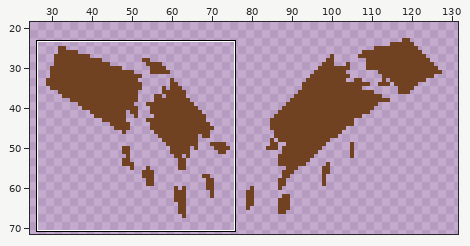
File history of a sprite sheet, Assets/Sprites/Broken Plank/Broken Plank5.png. The picture above shows the old version from afar; the outline marks the close-up.
Close-up. Earlier state:
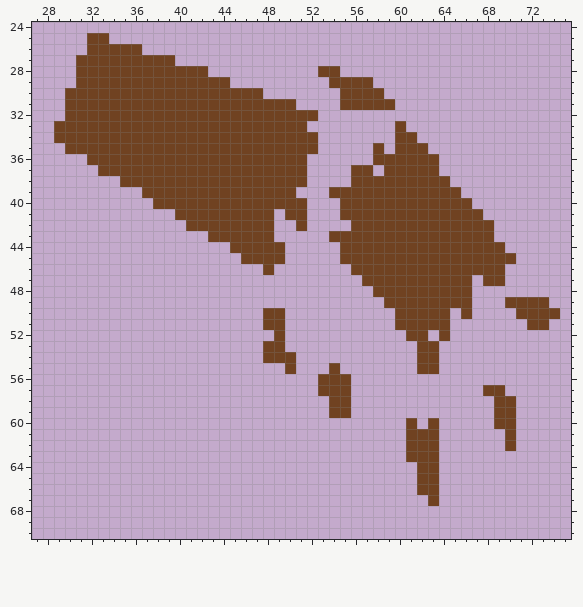
The file is 160x78 pixels. Shown: x 27..75, y 24..70. The wide view leaves out empty margins. The commit also changed other parts of the picture, which this record leaves out.
After the commit:
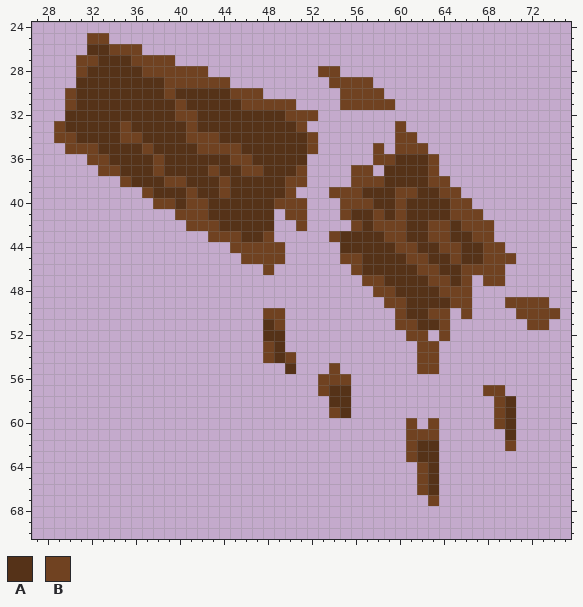
Palette (. is transparent): A #553218  B #704221
The exact change:
Colour A is added in row 52 at x 48.
Colour A replaces colour B in row 26 at x 32 to 33; in row 27 at x 33 to 35; in row 28 at x 32 to 36; in row 29 at x 31 to 38; in row 30 at x 31 to 38 and 40 to 44; in row 31 at x 31 to 39 and 41 to 45.
Colour A replaces colour B in row 32 at x 30 to 39 and 42 to 49; in row 33 at x 30 to 34, 36 to 40 and 42 to 50; in row 34 at x 31 to 34, 37 to 40 and 44 to 51; in row 35 at x 33 to 36, 38 to 41 and 46 to 51; in row 36 at x 34 to 37, 39 to 44, 47 to 51 and 60 to 62; in row 37 at x 35 to 37, 39 to 42, 44 to 45, 48 to 50 and 59 to 62.
Colour A replaces colour B in row 38 at x 36 to 38, 41 to 43, 45 to 49 and 59 to 62; in row 39 at x 38 to 40, 42 to 43, 45 to 49, 57 to 59 and 62 to 63; in row 40 at x 40, 43 to 48, 58 to 59 and 61 to 64; in row 41 at x 43 to 48, 56 to 57, 59 and 61 to 64; in row 42 at x 44 to 48, 57, 61 to 62 and 65; in row 43 at x 46 to 47, 55 to 58, 61 to 62 and 65 to 66.
Colour A replaces colour B in row 44 at x 55 to 59, 62 to 63 and 66 to 67; in row 45 at x 57 to 60, 63 to 64 and 66 to 67; in row 46 at x 57 to 61 and 64 to 65; in row 47 at x 59 to 62 and 65; in row 48 at x 60 to 63; in row 49 at x 61 to 64.
Colour A replaces colour B in row 50 at x 61 to 62; in row 51 at x 48 and 62 to 63; in rows 52 to 54 at x 49; in row 55 at x 50; in row 57 at x 54 to 55; in row 58 at x 54 to 55 and 70.
Colour A replaces colour B in row 59 at x 55 and 70; in rows 60 to 61 at x 70; in rows 62 to 63 at x 62 to 63; in rows 64 to 66 at x 63.
Changed places in both close-ups, as pixel boxes (x1, y1, x2, y2):
changed: (65, 44, 483, 374)
changed: (329, 385, 351, 418)
changed: (505, 396, 516, 440)
changed: (417, 440, 439, 495)
